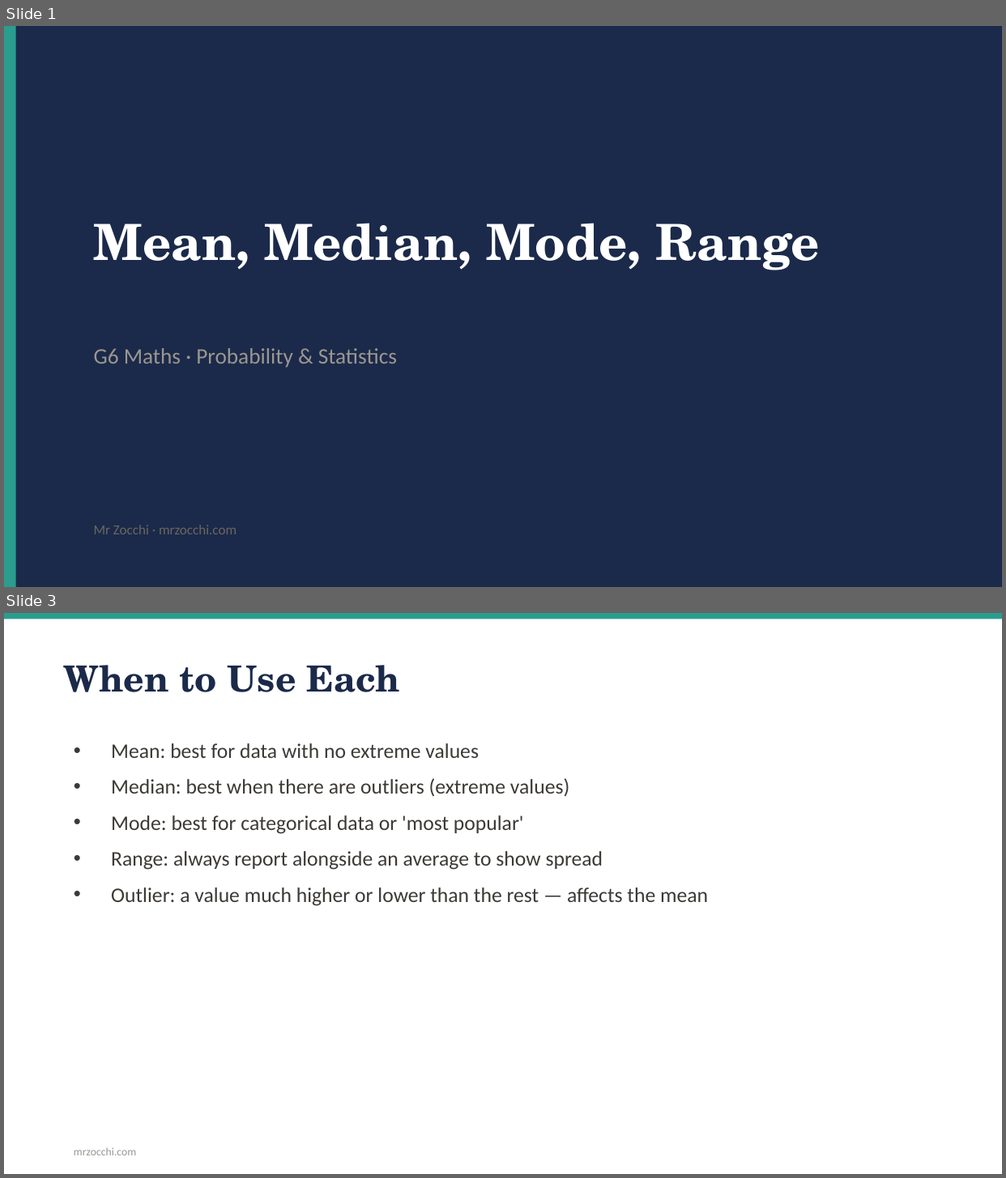
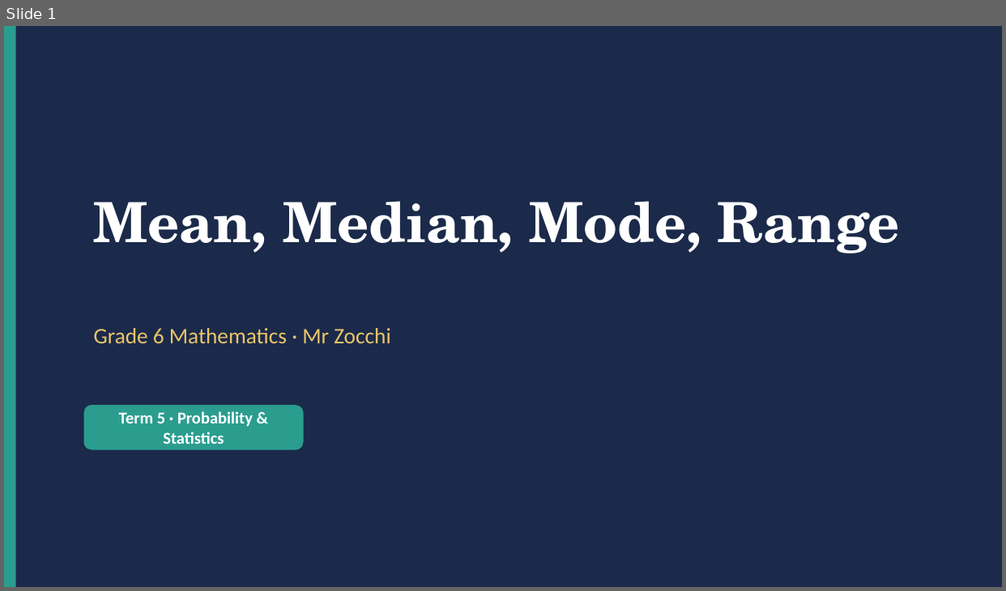
Before and after one commit to briscorey/mrzocchi, a slide deck: static/ppts/G6_Math_T5_Averages.pptx. Shown one above the other, each under a label of ours: slides 1 and 3 before the commit, slide 1 after it; the slides between them are not shown. The pictures are 1006x1178 and 1006x591 pixels, drawn with LibreOffice and Linux fonts; fonts in the diff are those of the drawing. Boxes give left, top, right and bottom in pixels: in the first picture for what was removed or moved away, otherwise in the second. Text is boxed around its words. In the diff, an @@ line names an element or a change of style, - is before the commit and + after.

Commit message:
feat: 60 real PowerPoints for all G6 Science and Maths
Complete set of educational presentations with real content:

G6 SCIENCE (30 PPTs):
T1 Scientific Skills: Lab Safety, Scientific Method, Variables,
   Measurement & Units, Data & Graphs, Full Revision
T2 Chemistry: Particle Model, States of Matter, Changes of State,
   Mixtures & Solutions, Separating Mixtures, Full Revision
T3 Earth Science: Earth's Layers, Convection Currents, Plate
   Boundaries, Continental Drift, Earthquakes & Volcanoes, Full Revision
T4 Ecology: Ecosystems & Habitats, Food Chains & Webs, Adaptations,
   Human Impact, Biodiversity, Full Revision
T5 Space Science: Solar System, Earth/Sun/Moon, Seasons & Axial Tilt,
   Day & Night, Space Exploration, Full Revision

G6 MATHS (30 PPTs):
T1 Number Sense: Place Value, Rounding & Estimation, BIDMAS,
   Negative Numbers, Factors/Multiples/Primes, Full Revision
T2 Fractions & Decimals: Understanding Fractions, Equivalent &
   Simplifying, Adding/Subtracting, Multiplying/Dividing,
   Decimals & Percentages, Full Revision
T3 Geometry: Perimeter, Area, Surface Area, Volume, Capacity,
   Full Revision
T4 Algebra: Expressions, Substitution, One-Step Equations,
   Two-Step Equations, Sequences & Patterns, Full Revision
T5 Probability & Statistics: Collecting Data, Averages,
   Charts & Graphs, Probability Basics, Experimental vs
   Theoretical, Full Revision

DESIGN: Navy/teal/gold palette matching mrzocchi.com.
4 slide layouts: big-idea, cards (2-3 grid), two-column, default.
Title slide + 3-4 content slides + summary slide per topic.
Total: ~300 slides across 60 presentations.

```diff
--- a/static/ppts/G6_Math_T5_Averages.pptx
+++ b/static/ppts/G6_Math_T5_Averages.pptx
@@ slide 3 removed at bbox=[4, 613, 1002, 1174], background #FFFFFF @@
@@ rectangle removed at bbox=[4, 613, 1002, 619] @@
@@ text removed at bbox=[64, 665, 401, 692] @@
-When to Use Each
@@ text removed at bbox=[111, 743, 708, 906] @@
-• Mean: best for data with no extreme values
-• Median: best when there are outliers (extreme values)
-• Mode: best for categorical data or 'most popular'
-• Range: always report alongside an average to show spread
-• Outlier: a value much higher or lower than the rest — affects the mean
@@ text removed at bbox=[74, 1148, 136, 1156] @@
-mrzocchi.com
@@ slide 1 changed as well @@
@@ text "Mean, Median, Mode, Range": place and size @@
-text "Mean, Median, Mode, Range" at bbox=[94, 223, 820, 271]
+text "Mean, Median, Mode, Range" at bbox=[94, 201, 900, 254]
@@ text "Mean, Median, Mode, Range" at bbox=[94, 201, 900, 254]: size 36 to 40 pt @@
@@ text at bbox=[94, 328, 390, 344]: text changed; text colour #9B9690 to #E9C46A @@
-G6 Maths · Probability & Statistics
+Grade 6 Mathematics · Mr Zocchi
@@ rounded rectangle added at bbox=[84, 405, 304, 450], fill #2A9D8F @@
@@ text added at bbox=[119, 412, 253, 444], 12 pt, text #FFFFFF, bold @@
+Term 5 · Probability & Statistics
@@ text removed at bbox=[94, 525, 236, 535] @@
-Mr Zocchi · mrzocchi.com
```
Also in this commit, not shown: 5 slides added, 2 other slides removed, 59 other files.
